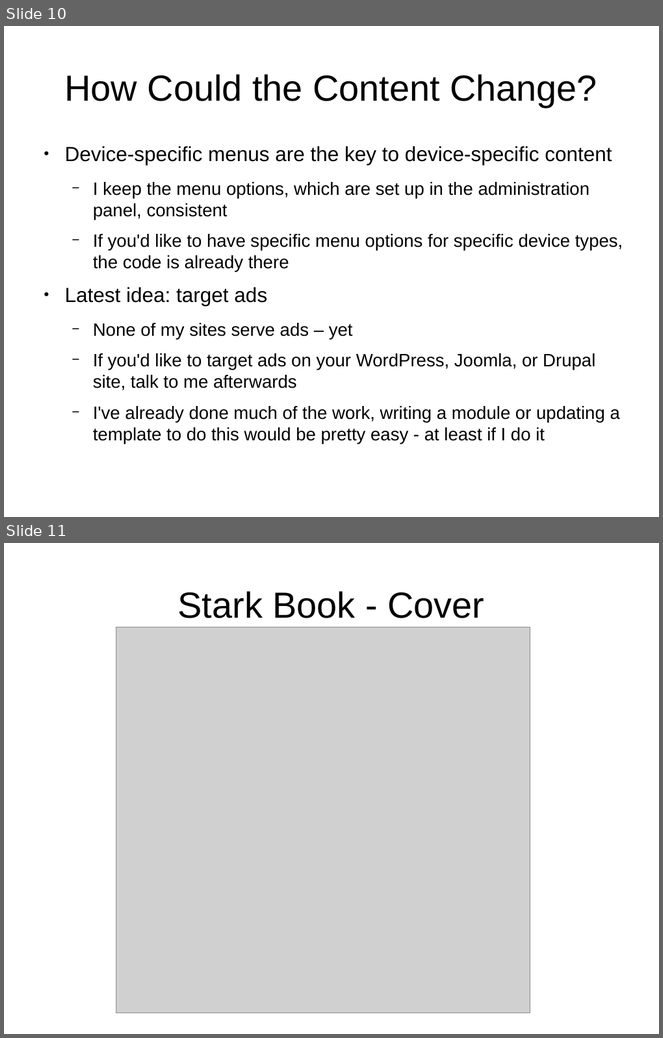
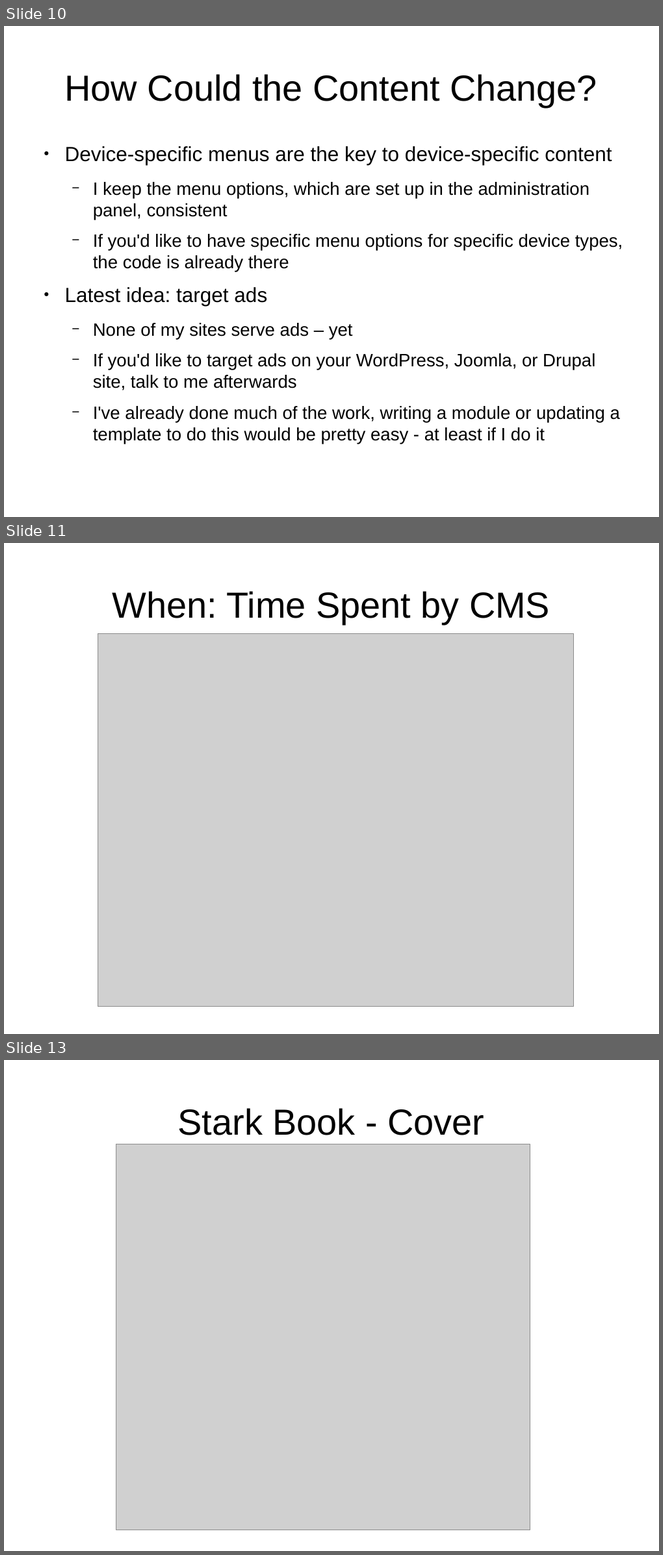
Before and after one commit to tomwhartung/jmws_accoutrements, a slide deck: presentations/2016_04-AWD_in_PHP_CMSes/AWD_in_PHP_CMSes-slides.odp. Shown one above the other, each under a label of ours: slides 10 and 11 before the commit, slides 10, 11 and 13 after it; the slides between them are not shown. The pictures are 663x1038 and 663x1555 pixels, drawn with LibreOffice and Linux fonts; fonts in the diff are those of the drawing; grey boxes stand for pictures. Boxes give left, top, right and bottom in pixels: in the first picture for what was removed or moved away, otherwise in the second. Text is boxed around its words. In the diff, an @@ line names an element or a change of style, - is before the commit and + after.

Commit message:
Added a pie chart showing an approximate measure of the time spent for each CMS.

```diff
--- a/presentations/2016_04-AWD_in_PHP_CMSes/AWD_in_PHP_CMSes-slides.odp
+++ b/presentations/2016_04-AWD_in_PHP_CMSes/AWD_in_PHP_CMSes-slides.odp
@@ slide 11 added at (x1=4, y1=543, x2=659, y2=1034), background #FFFFFF @@
@@ title added at (x1=113, y1=591, x2=550, y2=624), 44 pt, text #000000 @@
+When: Time Spent by CMS
@@ picture added at (x1=98, y1=633, x2=574, y2=1006) @@
@@ what was slide 11 is now slide 13 @@
```
Also in this commit, not shown: 2 other slides added.
